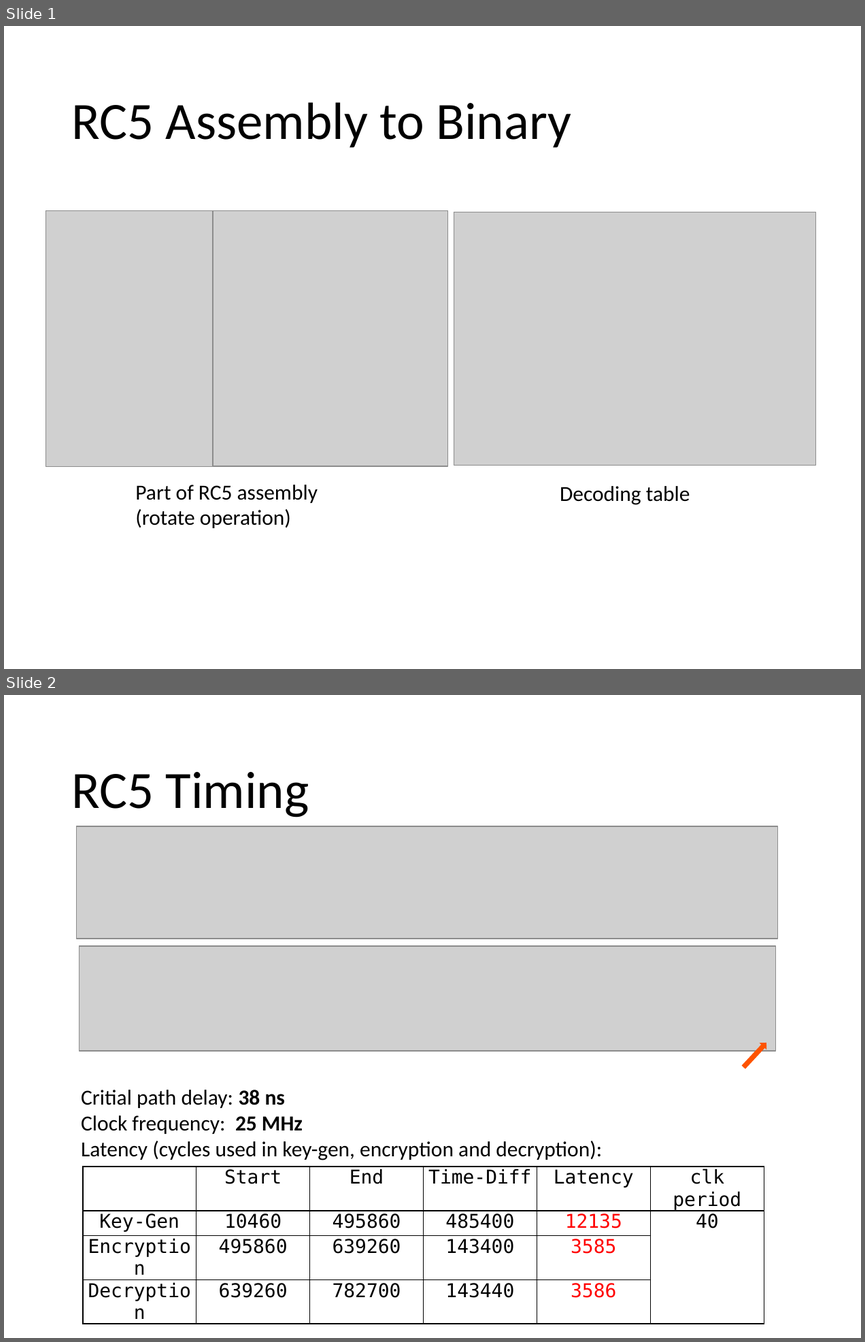
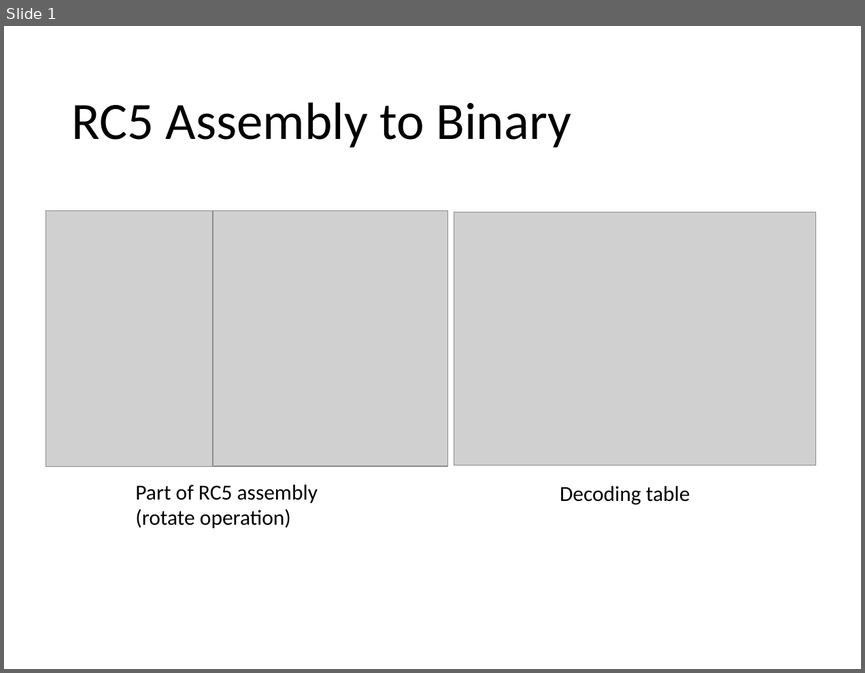
Before and after one commit to Kooscii/ahd_processor_design, a slide deck: reports/submit/part2/pre-part2.pptx. Shown one above the other, each under a label of ours: slides 1 and 2 before the commit, slide 1 after it. The pictures are 865x1342 and 865x673 pixels, drawn with LibreOffice and Linux fonts; fonts in the diff are those of the drawing; grey boxes stand for pictures. Boxes give left, top, right and bottom in pixels: in the first picture for what was removed or moved away, otherwise in the second. Text is boxed around its words. In the diff, an @@ line names an element or a change of style, - is before the commit and + after.

```diff
--- a/reports/submit/part2/pre-part2.pptx
+++ b/reports/submit/part2/pre-part2.pptx
@@ slide 2 removed at (4,695,861,1338), background #FFFFFF @@
@@ title removed at (71,772,309,817) @@
-RC5 Timing
@@ picture removed at (76,826,777,938) @@
@@ picture removed at (79,946,775,1051) @@
@@ right arrow removed at (740,1039,770,1070) @@
@@ text removed at (81,1089,602,1160) @@
-Critial path delay: 38 ns
-Clock frequency: 25 MHz
-Latency (cycles used in key-gen, encryption and decryption):
@@ table removed at (83,1166,762,1300), 4 rows, 6 columns @@
- | Start | End | Time-Diff | Latency | clk period
-Key-Gen | 10460 | 495860 | 485400 | 12135 | 40
-Encryption | 495860 | 639260 | 143400 | 3585 | 
-Decryption | 639260 | 782700 | 143440 | 3586 | 
```
Also in this commit, not shown: 1 slide changed, 5 other files.
